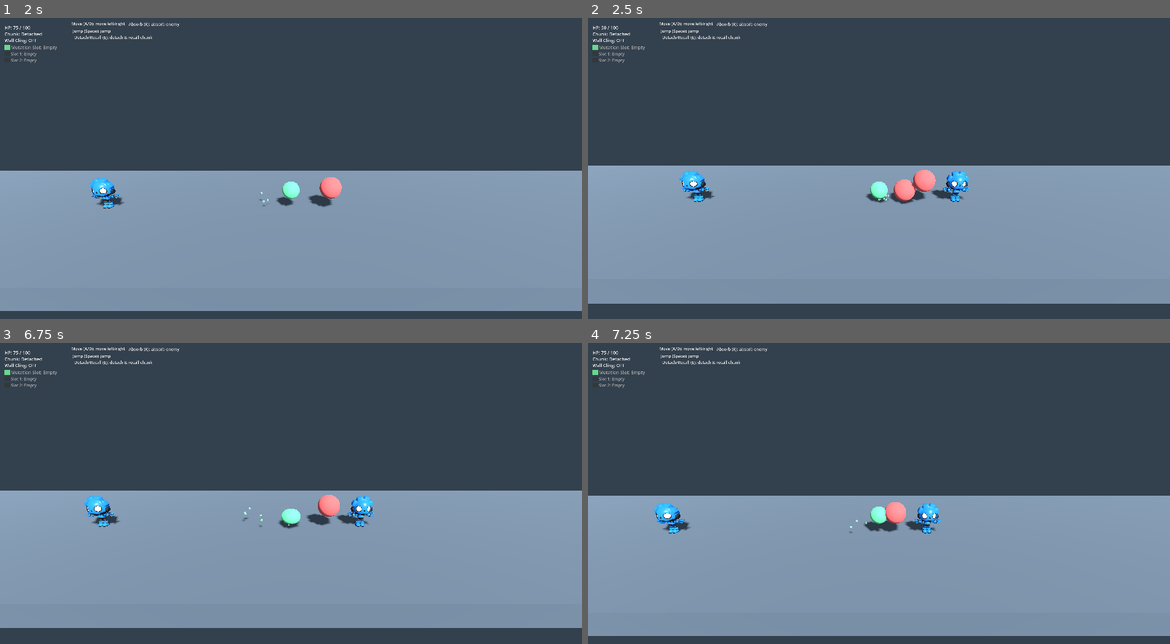
Above: before the commit, frames 1-4 (two rows, left to right).
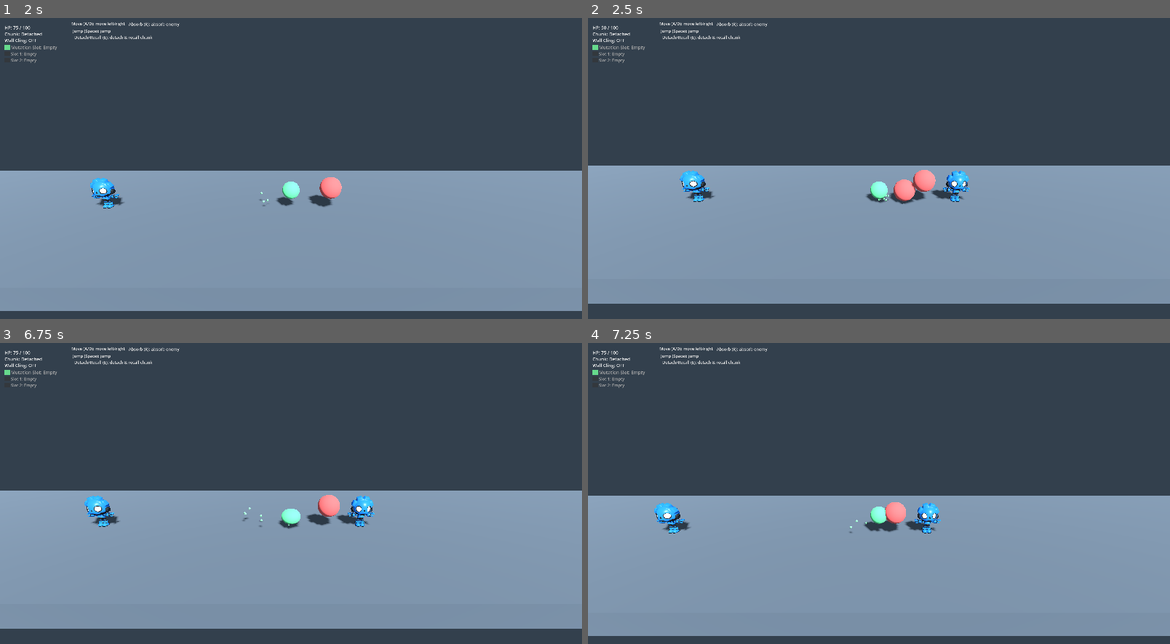
Above: after the commit, the same moments.

Repository: laazer/blobert
Game: Godot game, scene res://scenes/levels/sandbox/test_movement_3d.tscn
Same seed, same stepped clock (60 frames per second), same inputs: the game is played once before the commit and once after it.
Inputs (mouse positions are in pixels of both pictures, inside the frame that each line leads up to):
- Up to frame 1 (2 s): move the mouse to (261, 273) at 0.52 s; hold D (move_right) from 0.53 s (still down); tap R (absorb) at 0.6 s; tap Space (jump) at 0.77, 1.52 s; move the mouse to (465, 255) at 1.27 s; tap E (detach) at 1.35 s
- Up to frame 2 (2.5 s): move the mouse to (704, 144) at 2.02 s; release D (move_right) at 2.03 s; hold A (move_left) from 2.03 s (still down); tap Q (detach_2) at 2.1 s
- Up to frame 3 (6.75 s): move the mouse to (320, 523) at 2.77 s; tap F (infect) at 2.85, 5.85 s; tap Space (jump) at 3.02, 3.77, 4.52, 6.02 s; move the mouse to (203, 433) at 3.52 s; tap R (absorb) at 3.6, 6.6 s; move the mouse to (419, 505) at 4.27 s; release A (move_left) at 4.28 s; hold D (move_right) from 4.28 s (still down); tap E (detach) at 4.35 s; move the mouse to (174, 541) at 5.02 s; tap Q (detach_2) at 5.1 s; move the mouse to (349, 445) at 5.77 s; move the mouse to (261, 598) at 6.52 s
- Up to frame 4 (7.25 s): keep holding D (move_right); tap Space (jump) at 6.77 s

Frame 1 is identical in both runs. In frame 2, less than 0.1% of the frame differs, in the area x 16-66%, y 50-62%; in frame 3, 0.3%, in the area x 0-100%, y 50-95%; in frame 4, less than 0.1%.

Commit message:
fix: use FREEZE_MODE_KINEMATIC when chunk sticks to enemy
FREEZE_MODE_STATIC (default) creates a static physics body that doesn't
follow its parent. The chunk visual moved with the enemy but the collision
shape stayed at the original attachment point, causing phantom collisions
(blowback) and a position mismatch on unfreeze (chunk flying on recall).

KINEMATIC makes the frozen body follow the node's transform each frame,
so it correctly moves with the enemy. Restored to STATIC before unfreezing
on absorb for normal dynamic behavior.

Co-Authored-By: Claude Sonnet 4.6 <noreply@anthropic.com>

Diff:
--- a/scripts/player/player_controller_3d.gd
+++ b/scripts/player/player_controller_3d.gd
@@ -304,14 +304,16 @@
 	if not is_instance_valid(chunk):
 		return
 	if chunk == _chunk_node:
+		_chunk_node.linear_velocity = Vector3.ZERO
+		_chunk_node.freeze_mode = RigidBody3D.FREEZE_MODE_KINEMATIC
 		_chunk_node.freeze = true
-		_chunk_node.linear_velocity = Vector3.ZERO
 		_chunk_node.reparent(enemy, true)
 		_chunk_stuck_on_enemy = true
 		_chunk_stuck_enemy = enemy
 	elif chunk == _chunk_node_2:
+		_chunk_node_2.linear_velocity = Vector3.ZERO
+		_chunk_node_2.freeze_mode = RigidBody3D.FREEZE_MODE_KINEMATIC
 		_chunk_node_2.freeze = true
-		_chunk_node_2.linear_velocity = Vector3.ZERO
 		_chunk_node_2.reparent(enemy, true)
 		_chunk_2_stuck_on_enemy = true
 		_chunk_2_stuck_enemy = enemy
@@ -324,6 +326,7 @@
 			if _chunk_node != null and is_instance_valid(_chunk_node):
 				if _chunk_node.get_parent() == _chunk_stuck_enemy:
 					_chunk_node.reparent(get_parent(), true)
+					_chunk_node.freeze_mode = RigidBody3D.FREEZE_MODE_STATIC
 					_chunk_node.freeze = false
 			_chunk_stuck_on_enemy = false
 			_chunk_stuck_enemy = null
@@ -333,6 +336,7 @@
 			if _chunk_node_2 != null and is_instance_valid(_chunk_node_2):
 				if _chunk_node_2.get_parent() == _chunk_2_stuck_enemy:
 					_chunk_node_2.reparent(get_parent(), true)
+					_chunk_node_2.freeze_mode = RigidBody3D.FREEZE_MODE_STATIC
 					_chunk_node_2.freeze = false
 			_chunk_2_stuck_on_enemy = false
 			_chunk_2_stuck_enemy = null
